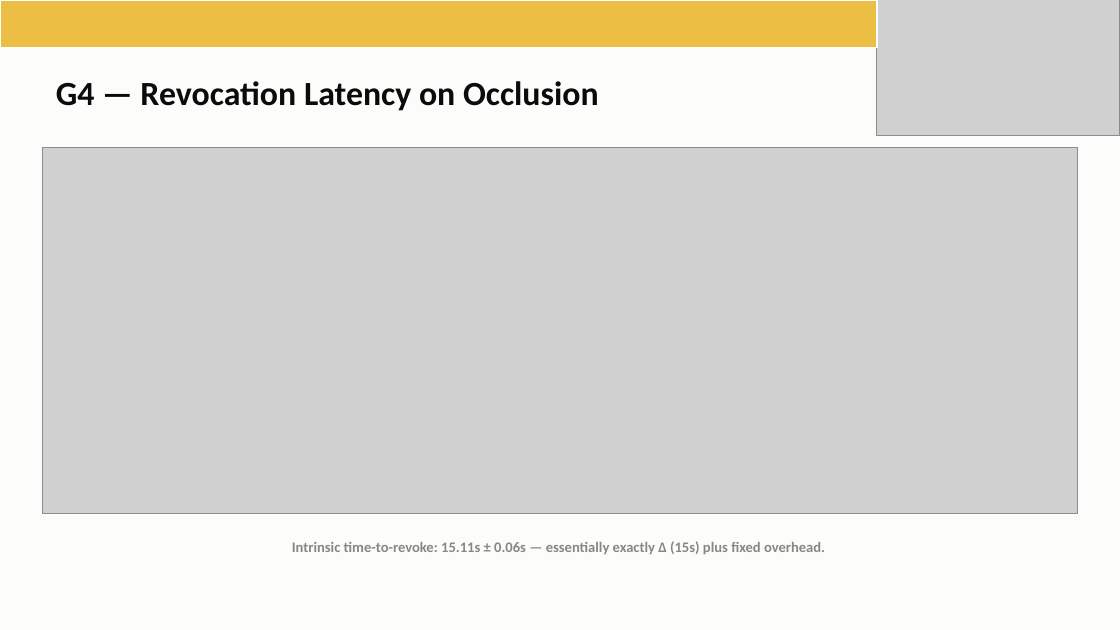
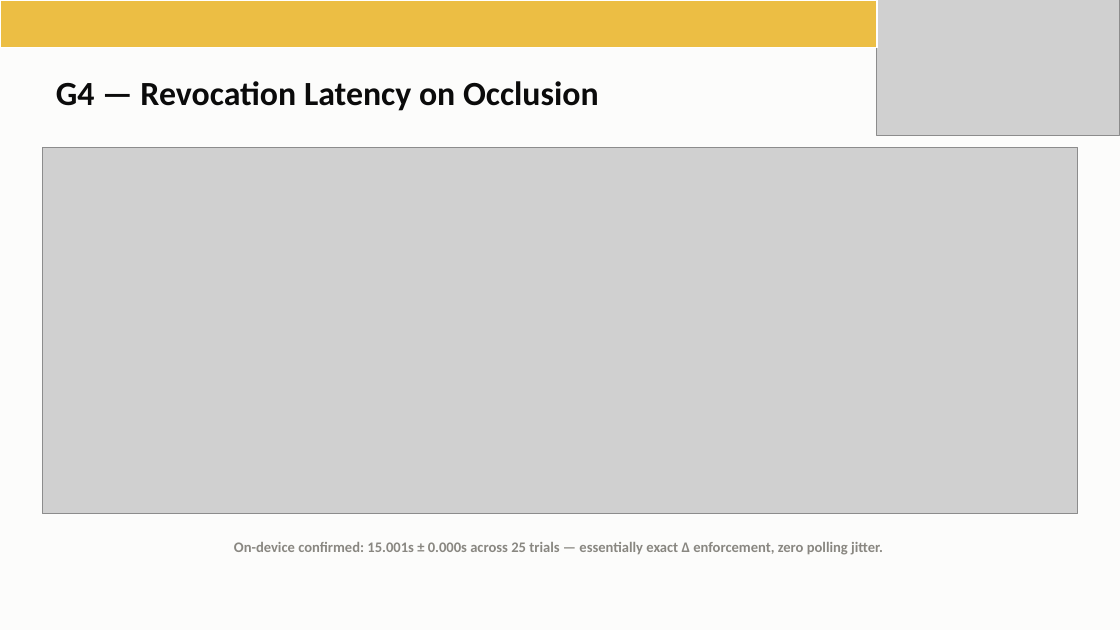
Before and after one commit to iotauth/lifi-auth, a slide deck: slide 18 of thesis_defense/lifi_thesis_defense.pptx. Drawn at 1120x630 pixels with LibreOffice and Linux fonts; fonts in the diff are those of the drawing; grey boxes stand for pictures. Boxes give left, top, right and bottom in pixels: in the first picture for what was removed or moved away, otherwise in the second. Text is boxed around its words. In the diff, an @@ line names an element or a change of style, - is before the commit and + after.

```diff
--- a/thesis_defense/lifi_thesis_defense.pptx
+++ b/thesis_defense/lifi_thesis_defense.pptx
@@ text at [234, 542, 883, 555]: text changed @@
-Intrinsic time-to-revoke: 15.11s ± 0.06s — essentially exactly Δ (15s) plus fixed overhead.
+On-device confirmed: 15.001s ± 0.000s across 25 trials — essentially exact Δ enforcement, zero polling jitter.
```
Also in this commit, not shown: 3 other slides changed, 7 other files.
